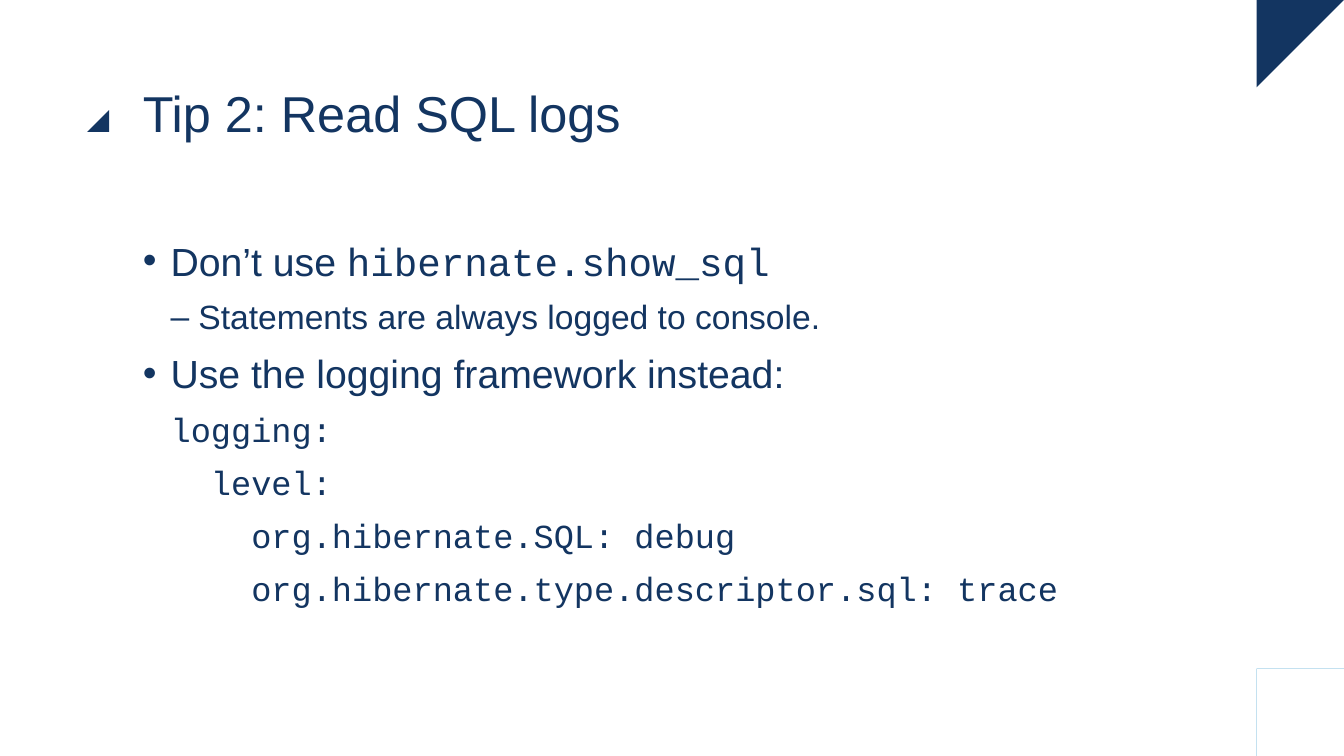
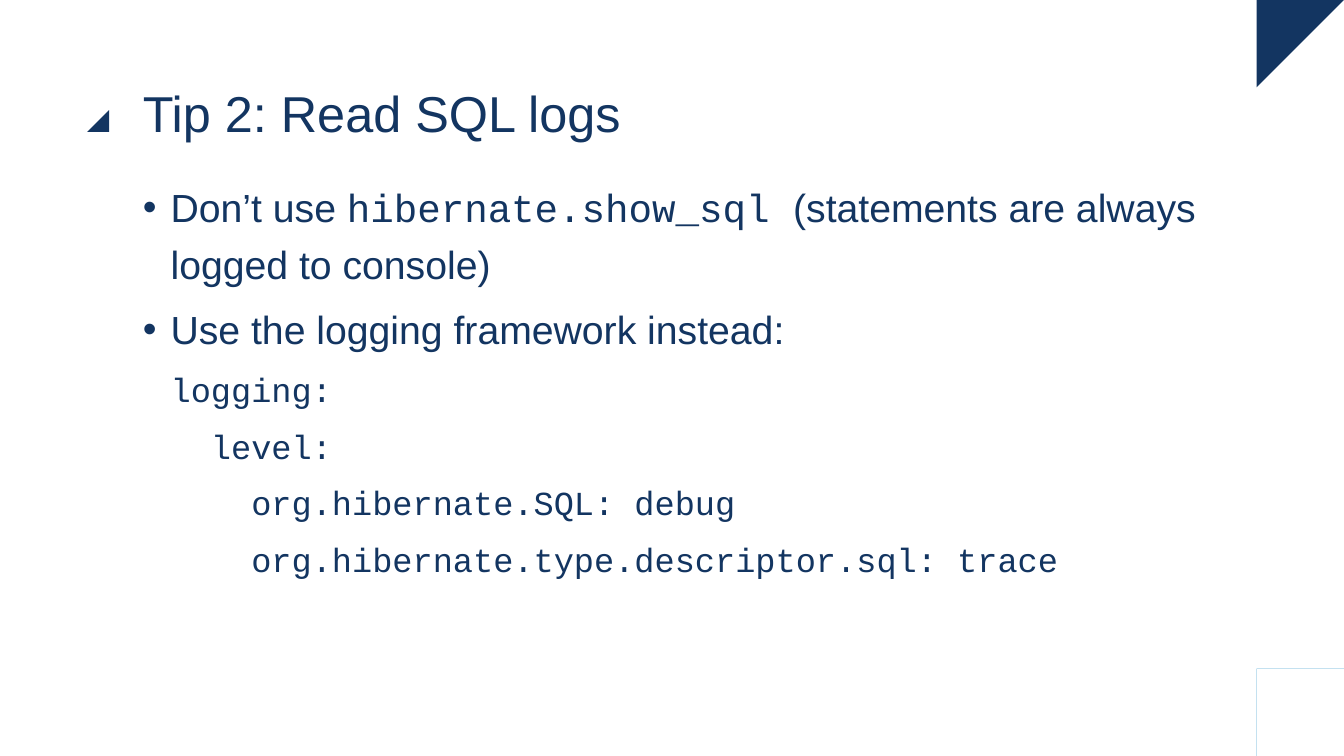
Before and after one commit to raoulvdberge/jpa-with-hibernate, a slide deck: slide 48 of slides.pptx. Drawn at 1344x756 pixels with LibreOffice and Linux fonts; fonts in the diff are those of the drawing. Boxes give left, top, right and bottom in pixels: in the first picture for what was removed or moved away, otherwise in the second. Text is boxed around its words. In the diff, an @@ line names an element or a change of style, - is before the commit and + after.

```diff
--- a/slides.pptx
+++ b/slides.pptx
@@ text "Don’t use hibernate.show_sql (statements are ..." moved from (x1=171, y1=247, x2=1058, y2=608) to (x1=171, y1=193, x2=1196, y2=579) @@
@@ text at (x1=171, y1=193, x2=1196, y2=287): text changed; size 24 to 28 pt @@
-• Don’t use hibernate.show_sql
-  – Statements are always logged to console.
+• Don’t use hibernate.show_sql (statements are always logged to console)
@@ text at (x1=171, y1=315, x2=1058, y2=579): line spacing 1.1 to 1.2 @@
```
Also in this commit, not shown: 22 other slides changed, 1 other file.
